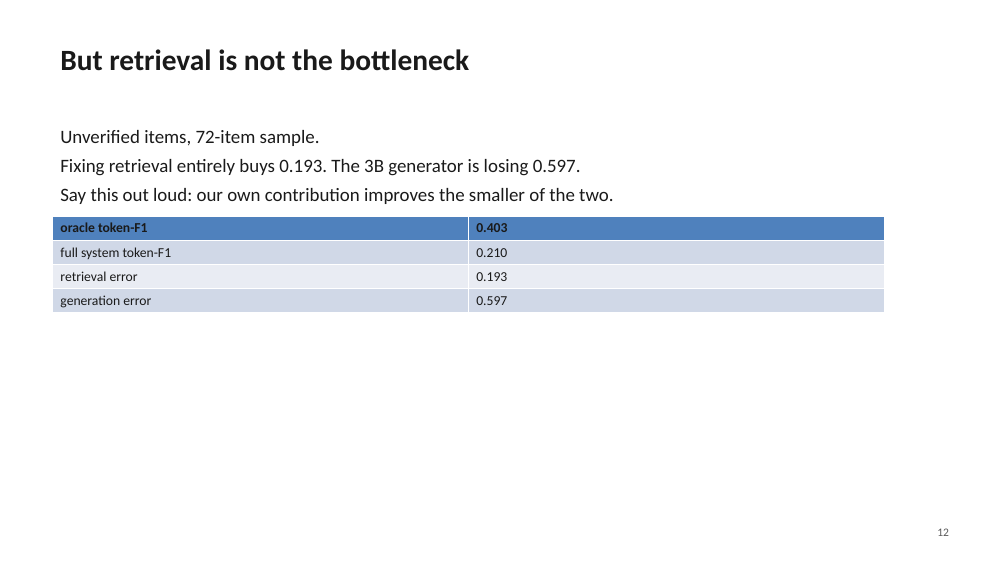
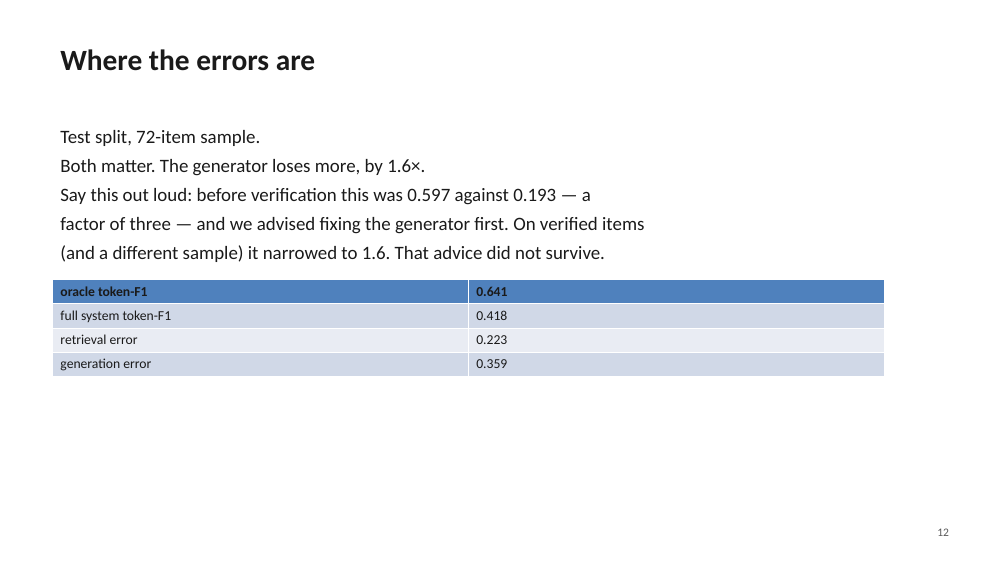
Before and after one commit to dhruvv1402/IndicRAG-QA, a slide deck: slide 12 of paper/IndicRAG-QA-slides.pptx. Drawn at 1008x567 pixels with LibreOffice and Linux fonts; fonts in the diff are those of the drawing. Boxes give left, top, right and bottom in pixels: in the first picture for what was removed or moved away, otherwise in the second. Text is boxed around its words. In the diff, an @@ line names an element or a change of style, - is before the commit and + after.

```diff
--- a/paper/IndicRAG-QA-slides.pptx
+++ b/paper/IndicRAG-QA-slides.pptx
@@ text at (x1=60, y1=49, x2=315, y2=71): text changed @@
-But retrieval is not the bottleneck
+Where the errors are
@@ text at (x1=60, y1=130, x2=644, y2=262): text changed @@
-Unverified items, 72-item sample.
-Fixing retrieval entirely buys 0.193. The 3B generator is losing 0.597.
-Say this out loud: our own contribution improves the smaller of the two.
+Test split, 72-item sample.
+Both matter. The generator loses more, by 1.6×.
+Say this out loud: before verification this was 0.597 against 0.193 — a
+factor of three — and we advised fixing the generator first. On verified items
+(and a different sample) it narrowed to 1.6. That advice did not survive.
@@ table at (x1=53, y1=280, x2=885, y2=377) @@
-row 1, column 2: 0.403
+row 1, column 2: 0.641
-row 2, column 2: 0.210
+row 2, column 2: 0.418
-row 3, column 2: 0.193
+row 3, column 2: 0.223
-row 4, column 2: 0.597
+row 4, column 2: 0.359
@@ table moved from (x1=53, y1=216, x2=885, y2=313) to (x1=53, y1=280, x2=885, y2=377) @@
```
Also in this commit, not shown: 2 other slides changed, 13 other files.
